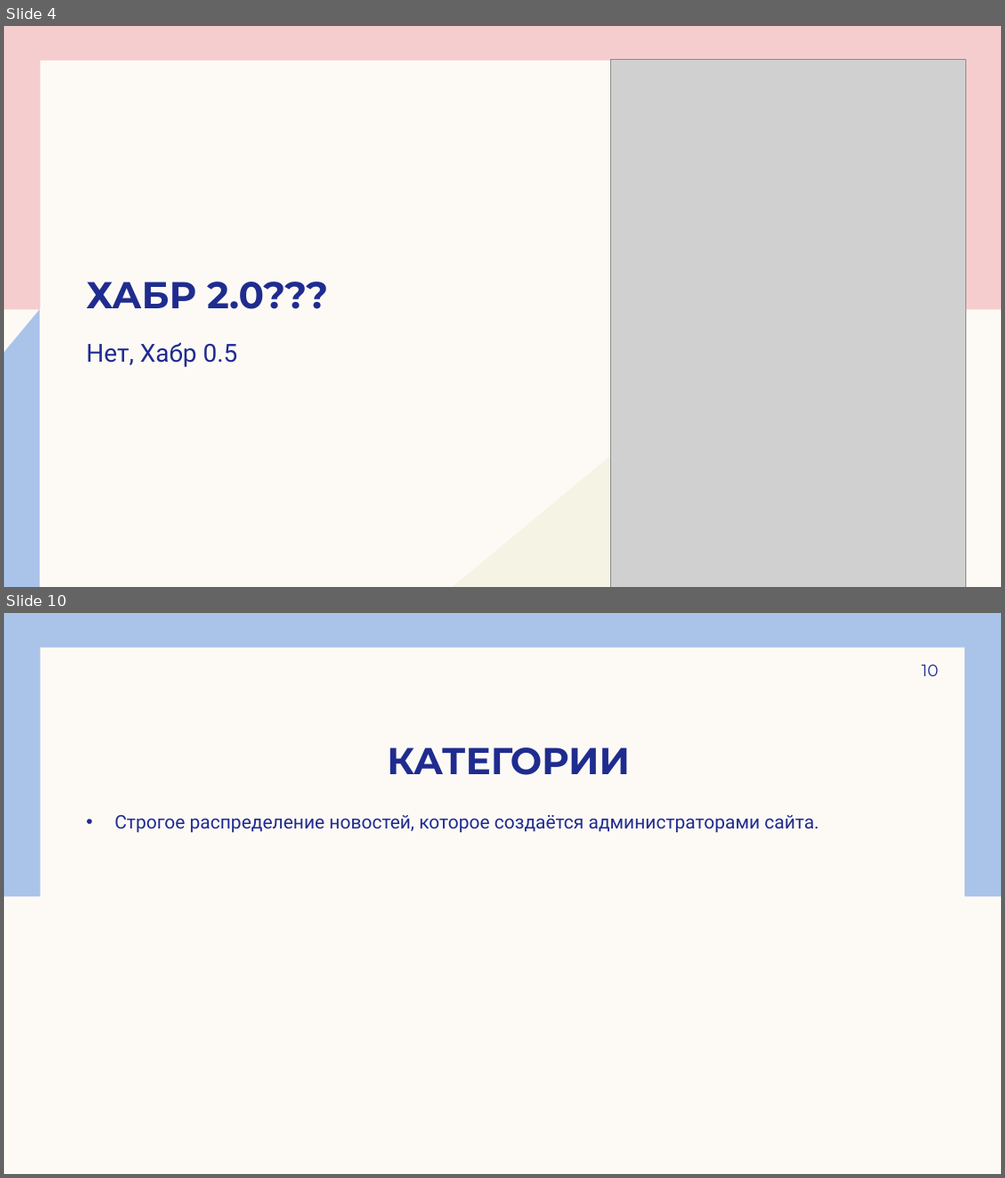
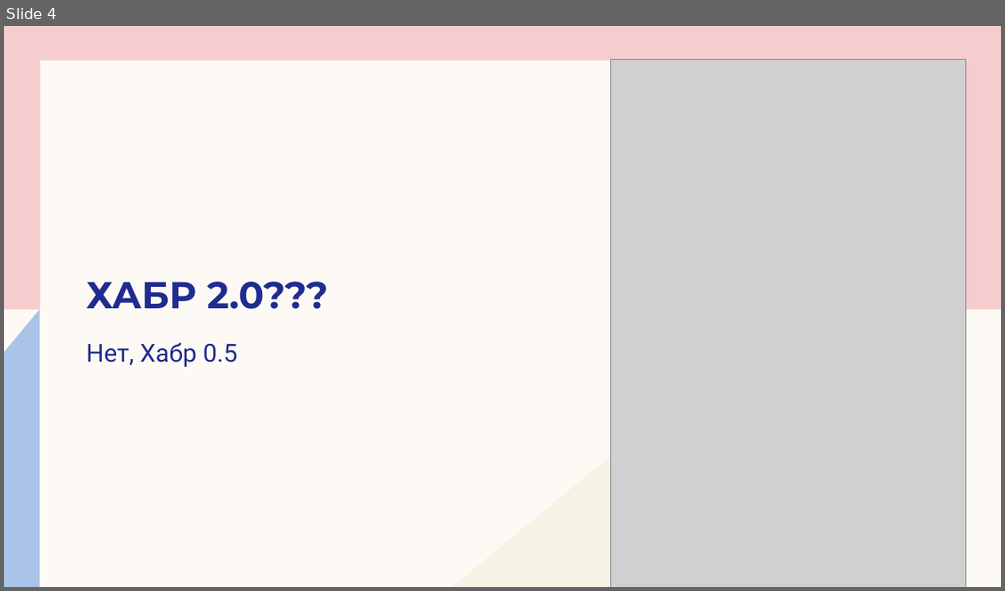
Before and after one commit to emerikko/news, a slide deck: Лицейский.pptx. Shown one above the other, each under a label of ours: slides 4 and 10 before the commit, slide 4 after it; the slides between them are not shown. The pictures are 1005x1178 and 1005x591 pixels, drawn with LibreOffice and Linux fonts; fonts in the diff are those of the drawing; grey boxes stand for pictures. Boxes give left, top, right and bottom in pixels: in the first picture for what was removed or moved away, otherwise in the second. Text is boxed around its words. In the diff, an @@ line names an element or a change of style, - is before the commit and + after.

```diff
--- a/Лицейский.pptx
+++ b/Лицейский.pptx
@@ slide 10 removed at bbox=[4, 613, 1001, 1174], background #FDFAF6; not listed: 1 template element that a slide beside it also shows @@
@@ rectangle removed at bbox=[4, 613, 1001, 896] @@
@@ page number removed at bbox=[922, 665, 938, 676] @@
-10
@@ title removed at bbox=[387, 747, 630, 775] @@
-КАТЕГОРИИ
@@ text removed at bbox=[114, 815, 818, 833] @@
-• Строгое распределение новостей, которое создаётся администраторами сайта.
```
Also in this commit, not shown: 8 slides changed, 3 slides added, 2 other slides removed, 1 other file.
